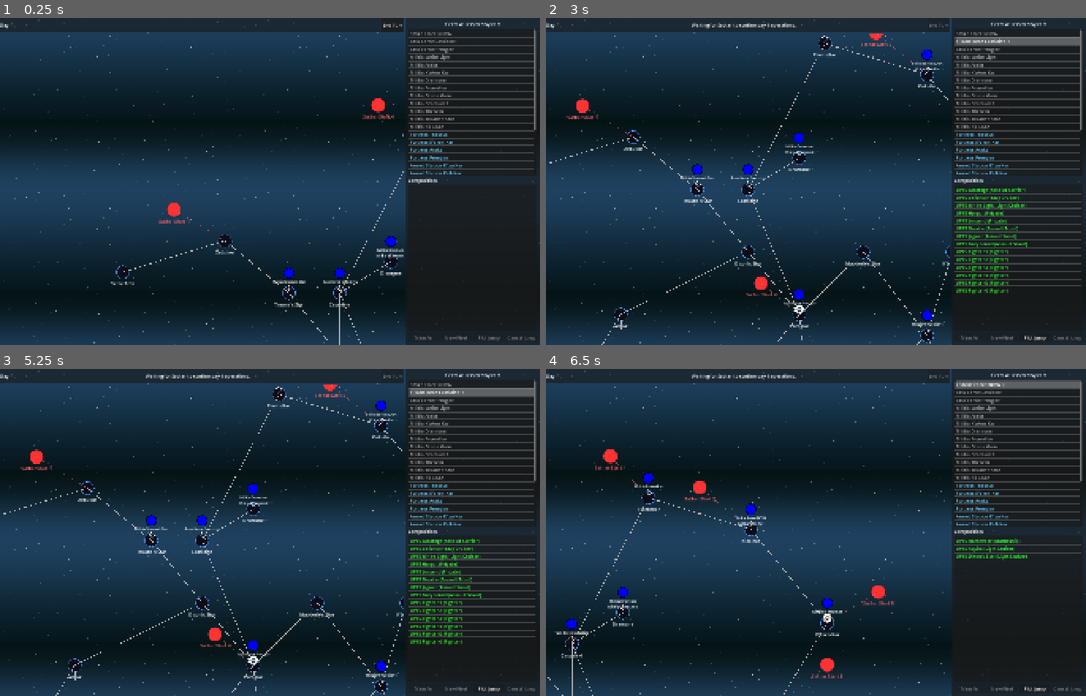
Above: before the commit, frames 1-4 (two rows, left to right).
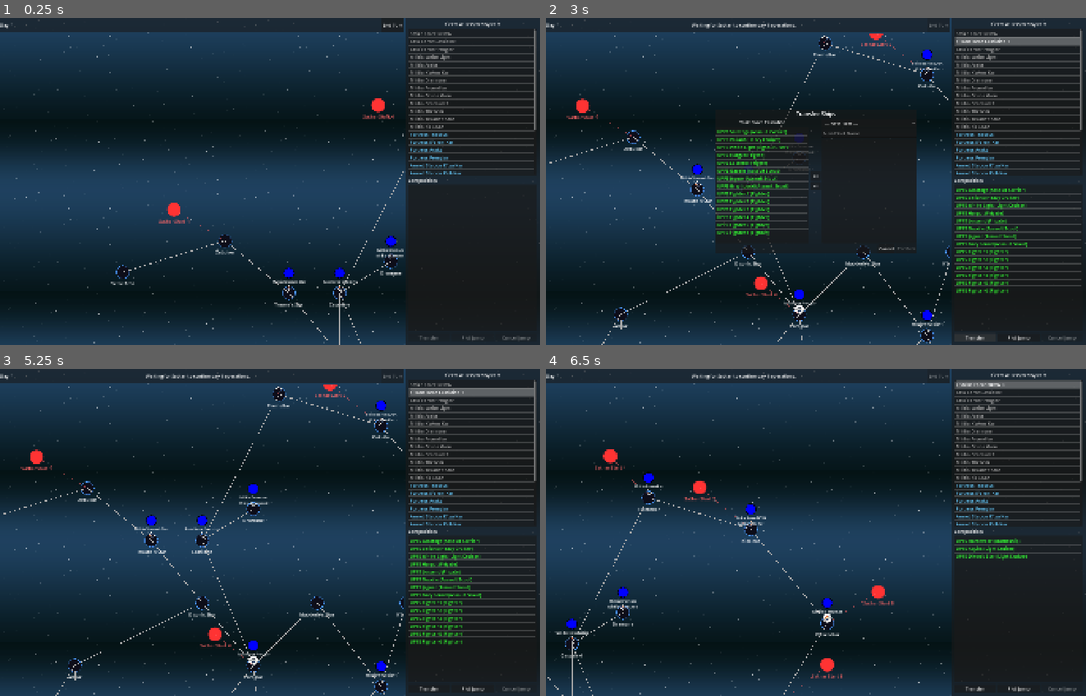
Above: after the commit, the same moments.

Repository: jjeffers/sf-kh-simulator
Game: Godot game, scene res://Scenes/CampaignMap.tscn
Two runs of this game, one before a commit and one after it. Both use one fixed random seed, a clock stepped at 60 frames per second and the inputs below. This scene is started directly instead of the project's main scene.
Inputs (mouse positions are in pixels of both pictures, inside the frame that each line leads up to):
- Up to frame 1 (0.25 s): no input
- Up to frame 2 (3 s): click "End Turn" at 0.5 s; click (1064, 158) at 1.27 s; click (697, 44) at 2.02 s; click (972, 338) at 2.75 s, where only the run after the commit has a clickable "Transfer"
- Up to frame 3 (5.25 s): click (270, 525) at 3.5 s, where only the run after the commit has a clickable ">>"; click (270, 535) at 4.25 s, where only the run after the commit has a clickable "<<"; click (340, 601) at 5 s, where only the run after the commit has a clickable "Cancel"
- Up to frame 4 (6.5 s): click (929, 404) at 5.77 s

The runs differ from the first frame. In frame 1, 0.1% of the frame differs, in the area x 76-100%, y 97-99%; in frame 2, 11%, in the area x 31-100%, y 28-99%; in frame 3, 0.2%; in frame 4, 0.2%.

Commit message:
feat: Implement Fleet Transfer UI panel

Diff:
--- /dev/null
+++ b/Scenes/FleetTransferPanel.tscn
@@ -0,0 +1,85 @@
+[gd_scene load_steps=2 format=3 uid="uid://b3v9x4m7c2p1n"]
+
+[ext_resource type="Script" path="res://Scripts/FleetTransferPanel.gd" id="1_x8d3k"]
+
+[node name="FleetTransferPanel" type="PanelContainer"]
+anchors_preset = 8
+anchor_left = 0.5
+anchor_top = 0.5
+anchor_right = 0.5
+anchor_bottom = 0.5
+offset_left = -350.0
+offset_top = -250.0
+offset_right = 350.0
+offset_bottom = 250.0
+grow_horizontal = 2
+grow_vertical = 2
+script = ExtResource("1_x8d3k")
+
+[node name="VBoxContainer" type="VBoxContainer" parent="."]
+layout_mode = 2
+
+[node name="HeaderLabel" type="Label" parent="VBoxContainer"]
+layout_mode = 2
+theme_override_font_sizes/font_size = 20
+text = "Transfer Ships"
+horizontal_alignment = 1
+
+[node name="HBoxContainer" type="HBoxContainer" parent="VBoxContainer"]
+layout_mode = 2
+size_flags_vertical = 3
+
+[node name="SourceVBox" type="VBoxContainer" parent="VBoxContainer/HBoxContainer"]
+layout_mode = 2
+size_flags_horizontal = 3
+
+[node name="SourceFleetLabel" type="Label" parent="VBoxContainer/HBoxContainer/SourceVBox"]
+layout_mode = 2
+text = "Source Fleet Group"
+horizontal_alignment = 1
+
+[node name="SourceShipsList" type="ItemList" parent="VBoxContainer/HBoxContainer/SourceVBox"]
+layout_mode = 2
+size_flags_vertical = 3
+select_mode = 2
+
+[node name="CenterBox" type="VBoxContainer" parent="VBoxContainer/HBoxContainer"]
+layout_mode = 2
+alignment = 1
+
+[node name="TransferRightBtn" type="Button" parent="VBoxContainer/HBoxContainer/CenterBox"]
+layout_mode = 2
+text = " >> "
+
+[node name="TransferLeftBtn" type="Button" parent="VBoxContainer/HBoxContainer/CenterBox"]
+layout_mode = 2
+text = " << "
+
+[node name="TargetVBox" type="VBoxContainer" parent="VBoxContainer/HBoxContainer"]
+layout_mode = 2
+size_flags_horizontal = 3
+
+[node name="TargetFleetDropdown" type="OptionButton" parent="VBoxContainer/HBoxContainer/TargetVBox"]
+layout_mode = 2
+
+[node name="TargetFleetNameEdit" type="LineEdit" parent="VBoxContainer/HBoxContainer/TargetVBox"]
+visible = false
+layout_mode = 2
+placeholder_text = "New Fleet Name"
+
+[node name="TargetShipsList" type="ItemList" parent="VBoxContainer/HBoxContainer/TargetVBox"]
+layout_mode = 2
+size_flags_vertical = 3
+select_mode = 2
+
+[node name="BottomHBox" type="HBoxContainer" parent="VBoxContainer"]
+layout_mode = 2
+alignment = 2
+
+[node name="CancelBtn" type="Button" parent="VBoxContainer/BottomHBox"]
+layout_mode = 2
+text = "Cancel"
+
+[node name="ConfirmBtn" type="Button" parent="VBoxContainer/BottomHBox"]
+layout_mode = 2
+text = "Confirm"
--- a/Scripts/CampaignManager.gd
+++ b/Scripts/CampaignManager.gd
@@ -665,6 +665,59 @@
 				var nm = get_node("/root/NetworkManager")
 				nm.sync_campaign_state.rpc(serialize_state())
 
+@rpc("any_peer", "call_local", "reliable")
+func rpc_transfer_ships(source_fleet_idx: int, target_fleet_idx: int, ship_indices: Array):
+	if source_fleet_idx >= 0 and source_fleet_idx < fleets.size() and target_fleet_idx >= 0 and target_fleet_idx < fleets.size():
+		var source = fleets[source_fleet_idx]
+		var target = fleets[target_fleet_idx]
+
+		# Sort descending to safely remove from array without shifting subsequent indices
+		ship_indices.sort()
+		ship_indices.reverse()
+
+		var ships_to_move = []
+		for idx in ship_indices:
+			if idx >= 0 and idx < source.ships.size():
+				ships_to_move.append(source.ships[idx])
+				source.ships.remove_at(idx)
+
+		for ship in ships_to_move:
+			target.ships.append(ship)
+
+		if source.ships.is_empty():
+			fleets.remove_at(source_fleet_idx)
+
+		emit_signal("campaign_state_updated")
+		if multiplayer.is_server() and has_node("/root/NetworkManager"):
+			var nm = get_node("/root/NetworkManager")
+			nm.sync_campaign_state.rpc(serialize_state())
+
+@rpc("any_peer", "call_local", "reliable")
+func rpc_create_fleet_from_transfer(source_fleet_idx: int, ship_indices: Array, new_fleet_name: String):
+	if source_fleet_idx >= 0 and source_fleet_idx < fleets.size():
+		var source = fleets[source_fleet_idx]
+
+		ship_indices.sort()
+		ship_indices.reverse()
+
+		var ships_to_move = []
+		for idx in ship_indices:
+			if idx >= 0 and idx < source.ships.size():
+				ships_to_move.append(source.ships[idx])
+				source.ships.remove_at(idx)
+
+		if ships_to_move.size() > 0:
+			var new_fleet = create_new_fleet(source.faction, source.current_system_id, new_fleet_name)
+			new_fleet.ships = ships_to_move
+
+		if source.ships.is_empty():
+			fleets.remove_at(source_fleet_idx)
+
+		emit_signal("campaign_state_updated")
+		if multiplayer.is_server() and has_node("/root/NetworkManager"):
+			var nm = get_node("/root/NetworkManager")
+			nm.sync_campaign_state.rpc(serialize_state())
+
 func remove_fleet(fleet: CampaignFleet):
 	fleets.erase(fleet)
 
--- a/Scripts/CampaignMap.gd
+++ b/Scripts/CampaignMap.gd
@@ -14,6 +14,8 @@
 @onready var plot_jump_btn = $HBoxContainer/VBoxRight/Panel/VBox/ActionHBox/PlotJumpBtn
 @onready var end_turn_btn = $HBoxContainer/VBoxLeft/TopBar/HBox/EndTurnBtn
 @onready var turn_status_label = $HBoxContainer/VBoxLeft/TopBar/HBox/TurnStatusLabel
+@onready var transfer_btn = $HBoxContainer/VBoxRight/Panel/VBox/ActionHBox/TransferBtn
+@onready var new_fleet_btn = $HBoxContainer/VBoxRight/Panel/VBox/ActionHBox/NewFleetBtn
 
 const MAP_GRID_WIDTH = 45.0
 const MAP_GRID_HEIGHT = 55.0
@@ -58,6 +60,9 @@
 	end_turn_btn.pressed.connect(_on_end_turn_pressed)
 	cancel_jump_btn.pressed.connect(_on_cancel_jump_pressed)
 	plot_jump_btn.toggled.connect(_on_plot_jump_toggled)
+	transfer_btn.pressed.connect(_on_transfer_pressed)
+
+	new_fleet_btn.hide() # Disabled/hidden as we use the transfer panel for new fleets too
 
 	fleet_list.item_selected.connect(_on_fleet_list_selected)
 	fleet_list.item_activated.connect(_on_fleet_list_activated)
@@ -785,12 +790,14 @@
 			fleet_list.select(i)
 			break
 
-	if selected_fleet.is_moving():
-		cancel_jump_btn.disabled = false
+	if selected_fleet.is_moving() or selected_fleet.fleet_name in ["Fortress " + selected_fleet.current_system_id, "Armed Station " + selected_fleet.current_system_id]:
+		cancel_jump_btn.disabled = not selected_fleet.is_moving()
 		plot_jump_btn.disabled = true
+		transfer_btn.disabled = true
 	else:
 		cancel_jump_btn.disabled = true
 		plot_jump_btn.disabled = false
+		transfer_btn.disabled = false
 
 	_update_composition_panel()
 
@@ -1034,6 +1041,33 @@
 	dialog.canceled.connect(func(): dialog.queue_free())
 
 	dialog.popup_centered()
+
+func _on_transfer_pressed():
+	if not is_instance_valid(selected_fleet): return
+	if selected_fleet.is_moving(): return
+
+	# Prevent transferring FROM a station explicitly
+	if selected_fleet.fleet_name in ["Fortress " + selected_fleet.current_system_id, "Armed Station " + selected_fleet.current_system_id]:
+		return
+
+	var transfer_scn = load("res://Scenes/FleetTransferPanel.tscn").instantiate()
+	add_child(transfer_scn)
+	transfer_scn.setup(selected_fleet)
+
+	var selected_items = ship_list_ui.get_selected_items()
+	for idx in selected_items:
+		transfer_scn.source_list.select(idx, false)
+
+	transfer_scn.transfer_confirmed.connect(func():
+		_update_fleet_list()
+		# Re-select the fleet to highlight it
+		for i in range(fleet_list.item_count):
+			if fleet_list.get_item_metadata(i) == selected_fleet:
+				fleet_list.select(i)
+				break
+		_update_composition_panel()
+		_draw_fleets()
+	)
 
 func _execute_jump(target_id: String):
 	if selected_fleet:
--- /dev/null
+++ b/Scripts/FleetTransferPanel.gd
@@ -0,0 +1,254 @@
+extends PanelContainer
+
+signal transfer_confirmed
+
+@onready var source_lbl = $VBoxContainer/HBoxContainer/SourceVBox/SourceFleetLabel
+@onready var source_list = $VBoxContainer/HBoxContainer/SourceVBox/SourceShipsList
+
+@onready var target_dropdown = $VBoxContainer/HBoxContainer/TargetVBox/TargetFleetDropdown
+@onready var target_name_edit = $VBoxContainer/HBoxContainer/TargetVBox/TargetFleetNameEdit
+@onready var target_list = $VBoxContainer/HBoxContainer/TargetVBox/TargetShipsList
+
+@onready var transfer_right_btn = $VBoxContainer/HBoxContainer/CenterBox/TransferRightBtn
+@onready var transfer_left_btn = $VBoxContainer/HBoxContainer/CenterBox/TransferLeftBtn
+
+@onready var confirm_btn = $VBoxContainer/BottomHBox/ConfirmBtn
+@onready var cancel_btn = $VBoxContainer/BottomHBox/CancelBtn
+
+var campaign: Node
+var source_fleet: CampaignFleet
+var available_target_fleets: Array[CampaignFleet] = []
+
+# Staging definitions
+# These arrays hold references to the ship dictionaries matching the fleet
+var staging_source_ships: Array = []
+var staging_target_ships: Array = []
+var initial_source_ships: Array = []
+var target_existing_ships: Array = []
+
+func _ready():
+	campaign = CampaignManager
+
+	transfer_right_btn.pressed.connect(_on_transfer_right)
+	transfer_left_btn.pressed.connect(_on_transfer_left)
+	target_dropdown.item_selected.connect(_on_target_dropdown_selected)
+	confirm_btn.pressed.connect(_on_confirm_pressed)
+	cancel_btn.pressed.connect(_on_cancel_pressed)
+
+	source_list.set_drag_forwarding(_source_get_drag_data, _source_can_drop_data, _source_drop_data)
+	target_list.set_drag_forwarding(_target_get_drag_data, _target_can_drop_data, _target_drop_data)
+
+func setup(p_source_fleet: CampaignFleet):
+	source_fleet = p_source_fleet
+	source_lbl.text = source_fleet.fleet_name
+
+	# Initial staging population
+	staging_source_ships.clear()
+	staging_target_ships.clear()
+	initial_source_ships.clear()
+	target_existing_ships.clear()
+
+	for s in source_fleet.ships:
+		staging_source_ships.append(s)
+		initial_source_ships.append(s)
+
+	_populate_target_dropdown()
+	_update_lists()
+
+func _populate_target_dropdown():
+	target_dropdown.clear()
+	available_target_fleets.clear()
+
+	# Add the "New Fleet" Option
+	target_dropdown.add_item("--- New Fleet ---")
+
+	# Find other valid fleets in the exact same system for the same faction
+	for f in campaign.fleets:
+		if f != source_fleet and f.faction == source_fleet.faction and f.current_system_id == source_fleet.current_system_id and not f.is_moving():
+			available_target_fleets.append(f)
+			target_dropdown.add_item(f.fleet_name)
+
+	_on_target_dropdown_selected(0)
+
+func _on_target_dropdown_selected(idx: int):
+	target_existing_ships.clear()
+	if idx == 0:
+		target_name_edit.visible = true
+	else:
+		target_name_edit.visible = false
+		var target_f = available_target_fleets[idx - 1]
+		target_existing_ships = target_f.ships.duplicate()
+
+	_update_lists()
+
+func _format_ship_item(item_list: ItemList, ship, is_existing_target: bool = false) -> int:
+	var s_name = "Unknown Ship"
+	var health_pct = 1.0
+	var ShipScript = load("res://Scripts/Ship.gd")
+	var max_hull_val = 100.0
+
+	if typeof(ship) == TYPE_DICTIONARY:
+		s_name = ship.get("name", ship.get("ship_name", "Ship")) + " (" + ship.get("class", ship.get("ship_class", "Unknown")) + ")"
+		if ShipScript:
+			var dummy = ShipScript.new()
+			var s_class_name = ship.get("class", ship.get("ship_class", ""))
+			var method_name = "configure_" + s_class_name.replace(" ", "_").to_lower()
+			if dummy.has_method(method_name):
+				dummy.call(method_name)
+				max_hull_val = float(dummy.hull)
+			dummy.free()
+		health_pct = float(ship.get("hull", max_hull_val)) / max_hull_val
+	elif typeof(ship) == TYPE_OBJECT and ship.has_method("get_ship_name"):
+		s_name = ship.get_ship_name()
+		var real_max = ship.get("max_hull", max_hull_val)
+		if ship.get("hull"):
+			health_pct = float(ship.hull) / float(real_max)
+
+	if is_existing_target:
+		s_name = "[Existing] " + s_name
+
+	item_list.add_item(s_name)
+	var item_idx = item_list.item_count - 1
+	item_list.set_item_metadata(item_idx, ship)
+
+	if health_pct >= 0.75:
+		item_list.set_item_custom_fg_color(item_idx, Color(0.2, 1.0, 0.2)) # Green
+	elif health_pct >= 0.25:
+		item_list.set_item_custom_fg_color(item_idx, Color(1.0, 0.6, 0.2)) # Orange
+	else:
+		item_list.set_item_custom_fg_color(item_idx, Color(1.0, 0.2, 0.2)) # Red
+
+	if is_existing_target:
+		item_list.set_item_custom_bg_color(item_idx, Color(0.2, 0.2, 0.2, 0.5))
+		# Dim the text slightly
+		var current_color = item_list.get_item_custom_fg_color(item_idx)
+		item_list.set_item_custom_fg_color(item_idx, current_color.darkened(0.3))
+
+	return item_idx
+
+func _update_lists():
+	source_list.clear()
+	target_list.clear()
+
+	for s in staging_source_ships:
+		_format_ship_item(source_list, s)
+
+	for s in target_existing_ships:
+		_format_ship_item(target_list, s, true)
+
+	for s in staging_target_ships:
+		_format_ship_item(target_list, s)
+
+	confirm_btn.disabled = staging_target_ships.is_empty()
+
+func _on_transfer_right():
+	var selected = source_list.get_selected_items()
+	if selected.is_empty(): return
+
+	# Start pushing from highest index to lowest to avoid changing the indexes of items not processed yet
+	selected.reverse()
+
+	for idx in selected:
+		var ship = source_list.get_item_metadata(idx)
+		staging_source_ships.erase(ship)
+		staging_target_ships.append(ship)
+
+	_update_lists()
+
+func _on_transfer_left():
+	var selected = target_list.get_selected_items()
+	if selected.is_empty(): return
+
+	selected.reverse()
+	for idx in selected:
+		var ship = target_list.get_item_metadata(idx)
+		if staging_target_ships.has(ship):
+			staging_target_ships.erase(ship)
+			staging_source_ships.append(ship)
+
+	_update_lists()
+
+func _on_confirm_pressed():
+	if staging_target_ships.is_empty():
+		return
+
+	# Check if source fleet will be completely empty
+	var source_idx = campaign.fleets.find(source_fleet)
+	if source_idx == -1:
+		queue_free()
+		return
+
+	# Identify the actual target
+	var is_new_fleet = target_dropdown.selected == 0
+
+	# Get the correct indices mapping to original ships array in CampaignManager
+	var ship_indices = []
+	for st_ship in staging_target_ships:
+		var original_idx = source_fleet.ships.find(st_ship)
+		if original_idx != -1:
+			ship_indices.append(original_idx)
+
+	if is_new_fleet:
+		var new_name = target_name_edit.text.strip_edges()
+		if new_name == "":
+			new_name = "New Fleet"
+		campaign.rpc_create_fleet_from_transfer.rpc(source_idx, ship_indices, new_name)
+	else:
+		var target_f = available_target_fleets[target_dropdown.selected - 1]
+		var target_idx = campaign.fleets.find(target_f)
+		campaign.rpc_transfer_ships.rpc(source_idx, target_idx, ship_indices)
+
+	emit_signal("transfer_confirmed")
+	queue_free()
+
+func _on_cancel_pressed():
+	queue_free()
+
+func _source_get_drag_data(at_position: Vector2):
+	var selected = source_list.get_selected_items()
+	if selected.is_empty(): return null
+
+	var data = {"source": "source_list", "items": selected}
+
+	var preview = Label.new()
+	preview.text = "Moving %d ships" % selected.size()
+	set_drag_preview(preview)
+
+	return data
+
+func _source_can_drop_data(at_position: Vector2, data: Variant) -> bool:
+	if typeof(data) == TYPE_DICTIONARY and data.has("source") and data["source"] == "target_list":
+		return true
+	return false
+
+func _source_drop_data(at_position: Vector2, data: Variant):
+	_on_transfer_left()
+
+func _target_get_drag_data(at_position: Vector2):
+	var selected = target_list.get_selected_items()
+	if selected.is_empty(): return null
+
+	# Filter out ships that are already in the target fleet natively
+	var valid_items = []
+	for idx in selected:
+		var ship = target_list.get_item_metadata(idx)
+		if staging_target_ships.has(ship):
+			valid_items.append(idx)
+
+	if valid_items.is_empty(): return null
+
+	var data = {"source": "target_list", "items": valid_items}
+
+	var preview = Label.new()
+	preview.text = "Moving %d ships" % valid_items.size()
+	set_drag_preview(preview)
+
+	return data
+
+func _target_can_drop_data(at_position: Vector2, data: Variant) -> bool:
+	if typeof(data) == TYPE_DICTIONARY and data.has("source") and data["source"] == "source_list":
+		return true
+	return false
+
+func _target_drop_data(at_position: Vector2, data: Variant):
+	_on_transfer_right()
--- a/test/unit/test_campaign_manager.gd
+++ b/test/unit/test_campaign_manager.gd
@@ -46,3 +46,59 @@
 	# Total Sathar Ships should be 10 + 4 + 4 + 2 + 2 + 1 = 23
 	assert_eq(total_sathar_ships, 24, "Total Sathar ships across fleets should be exactly 24")
 	assert_eq(total_sathar_fighters, 10, "Sathar should have exactly 10 fighters total")
+
+func test_rpc_transfer_ships():
+	campaign_manager._load_map_data()
+	campaign_manager.start_new_campaign()
+
+	# Find a UPF fleet with more than 1 ship
+	var source_idx = -1
+	for i in range(campaign_manager.fleets.size()):
+		if campaign_manager.fleets[i].faction == "UPF" and campaign_manager.fleets[i].ships.size() > 1:
+			source_idx = i
+			break
+
+	assert_neq(source_idx, -1, "Should find a source fleet")
+
+	var source_fleet = campaign_manager.fleets[source_idx]
+	var initial_source_count = source_fleet.ships.size()
+	var sys_id = source_fleet.current_system_id
+
+	# Create a dummy target fleet in the same system
+	var new_fleet = campaign_manager.create_new_fleet("UPF", sys_id, "Test Target Fleet")
+	var target_idx = campaign_manager.fleets.size() - 1
+	var initial_target_count = new_fleet.ships.size()
+	assert_eq(initial_target_count, 0)
+
+	# Transfer ship at index 0 and 1
+	campaign_manager.rpc_transfer_ships(source_idx, target_idx, [0, 1])
+
+	assert_eq(source_fleet.ships.size(), initial_source_count - 2, "Source fleet should lose 2 ships")
+	assert_eq(new_fleet.ships.size(), 2, "Target fleet should gain 2 ships")
+
+func test_rpc_create_fleet_from_transfer():
+	campaign_manager._load_map_data()
+	campaign_manager.start_new_campaign()
+
+	# Find a UPF fleet with more than 1 ship
+	var source_idx = -1
+	for i in range(campaign_manager.fleets.size()):
+		if campaign_manager.fleets[i].faction == "UPF" and campaign_manager.fleets[i].ships.size() > 1:
+			source_idx = i
+			break
+
+	assert_neq(source_idx, -1, "Should find a source fleet")
+
+	var source_fleet = campaign_manager.fleets[source_idx]
+	var initial_source_count = source_fleet.ships.size()
+	var initial_fleet_count = campaign_manager.fleets.size()
+
+	# Transfer ship at index 0
+	campaign_manager.rpc_create_fleet_from_transfer(source_idx, [0], "Brand New Fleet")
+
+	assert_eq(campaign_manager.fleets.size(), initial_fleet_count + 1, "Should create one new fleet")
+	assert_eq(source_fleet.ships.size(), initial_source_count - 1, "Source fleet should lose 1 ship")
+
+	var new_fleet = campaign_manager.fleets[campaign_manager.fleets.size() - 1]
+	assert_eq(new_fleet.fleet_name, "Brand New Fleet", "New fleet should have correct name")
+	assert_eq(new_fleet.ships.size(), 1, "New fleet should have 1 ship")
